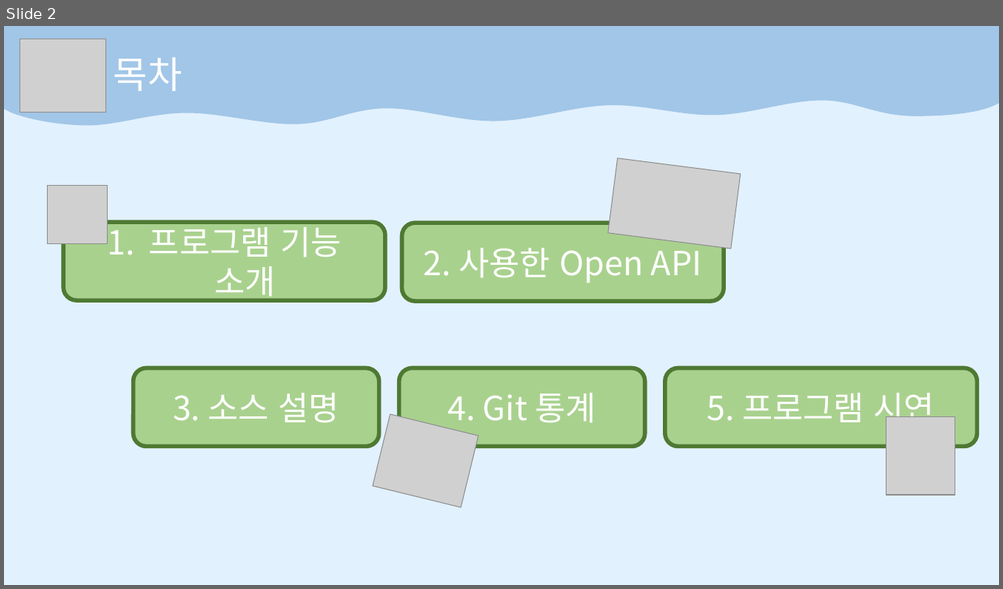
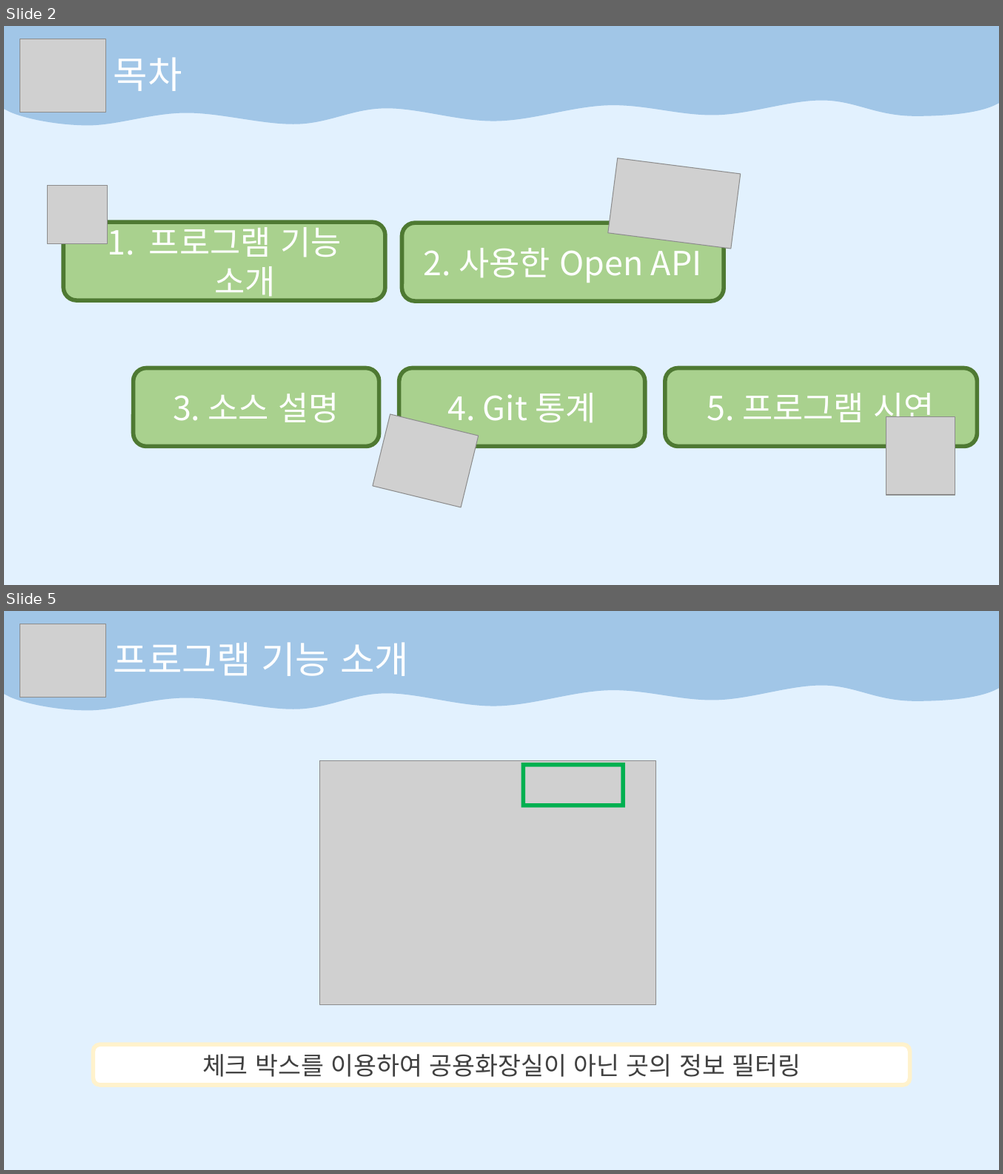
Before and after one commit to HongMyengJin/scriptlang, a slide deck: TermProject/Term최종발표.pptx. Shown one above the other, each under a label of ours: slide 2 before the commit, slides 2 and 5 after it; the slides between them are not shown. The pictures are 1003x589 and 1003x1174 pixels, drawn with LibreOffice and Linux fonts; fonts in the diff are those of the drawing; grey boxes stand for pictures. Boxes give left, top, right and bottom in pixels: in the first picture for what was removed or moved away, otherwise in the second. Text is boxed around its words. In the diff, an @@ line names an element or a change of style, - is before the commit and + after.

```diff
--- a/TermProject/Term최종발표.pptx
+++ b/TermProject/Term최종발표.pptx
@@ slide 5 added at bbox=[4, 611, 999, 1170], background #E2F1FE @@
@@ freeform shape added at bbox=[4, 611, 999, 710], fill #A1C6E7 @@
@@ picture added at bbox=[20, 624, 106, 697] @@
@@ text added at bbox=[114, 642, 409, 676], 36 pt, text #FFFFFF @@
+프로그램 기능 소개
@@ picture added at bbox=[319, 760, 655, 1005] @@
@@ frame added at bbox=[521, 763, 625, 807], fill #00B050 @@
@@ rounded rectangle added at bbox=[93, 1045, 909, 1085], fill #FFFFFF, outline #FFF2CC 4 pt, 24 pt, text #404040 @@
+체크 박스를 이용하여 공용화장실이 아닌 곳의 정보 필터링
```
Also in this commit, not shown: 5 slides changed, 6 other slides added, 1 slide removed, 52 other files.
